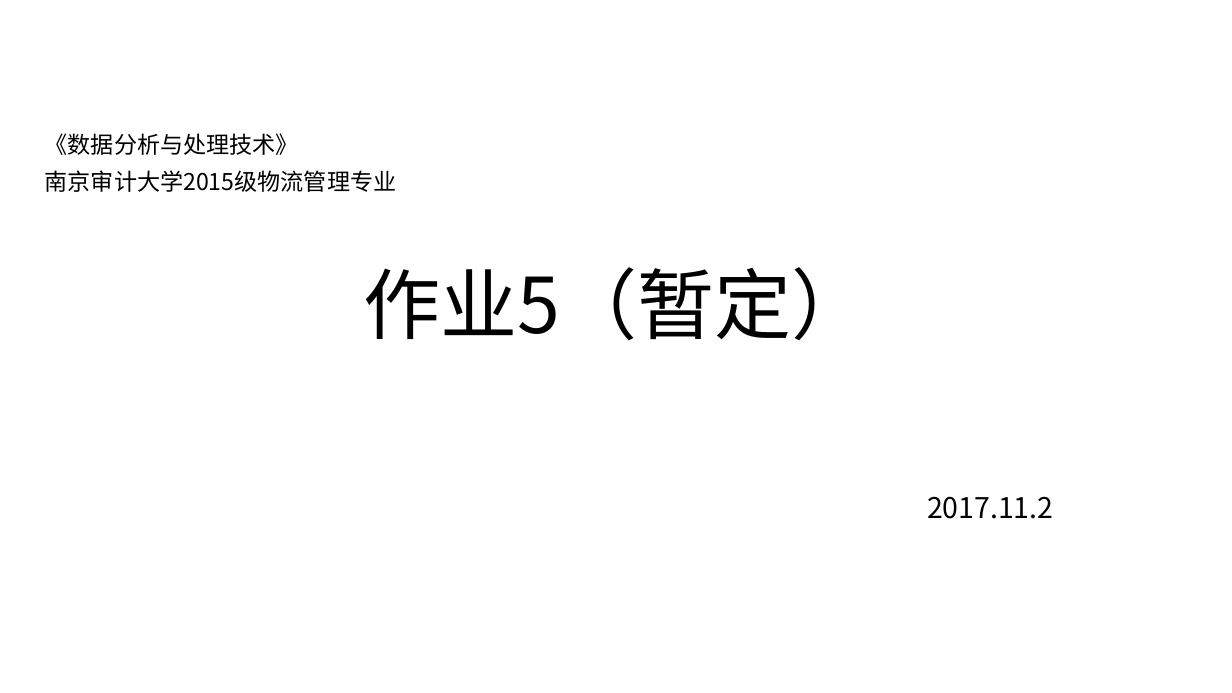
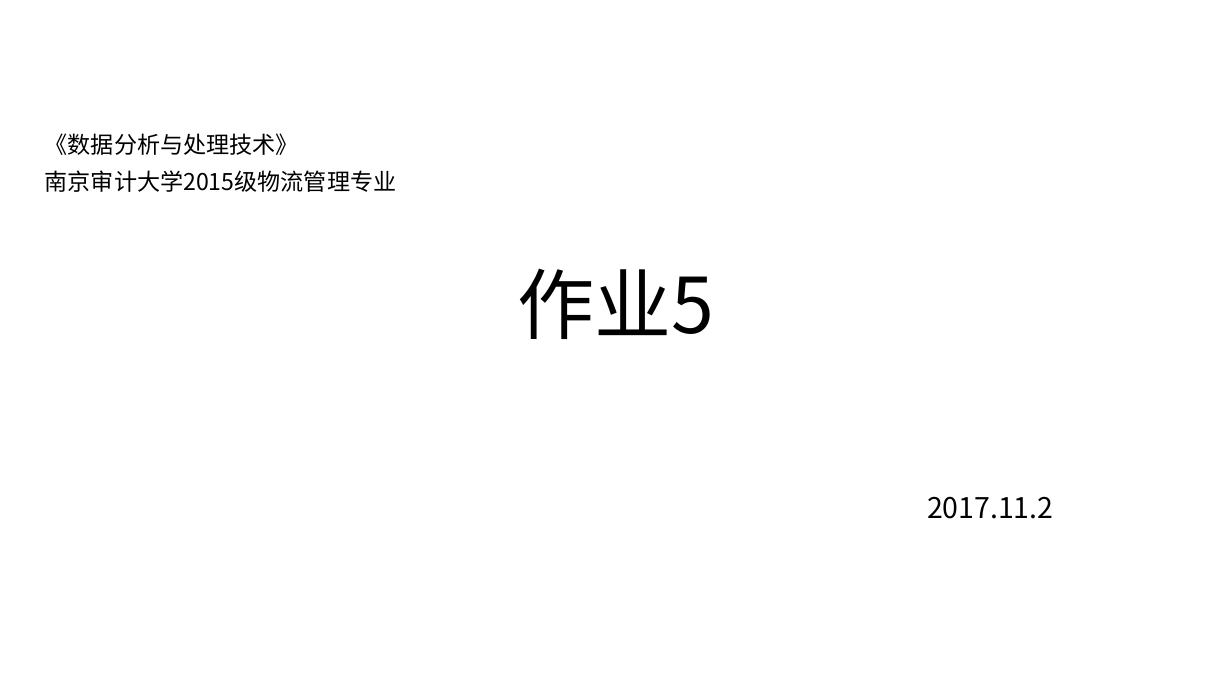
Before and after one commit to exoplanetX/DataAnalytics, a slide deck: slide 1 of 作业5-数据可视化.pptx. Drawn at 1232x693 pixels with LibreOffice and Linux fonts; fonts in the diff are those of the drawing. Boxes give left, top, right and bottom in pixels: in the first picture for what was removed or moved away, otherwise in the second. Text is boxed around its words. In the diff, an @@ line names an element or a change of style, - is before the commit and + after.

```diff
--- a/作业5-数据可视化.pptx
+++ b/作业5-数据可视化.pptx
@@ title at [518, 268, 715, 339]: text changed @@
-作业5（暂定）
+作业5
```
Also in this commit, not shown: 1 other file.
